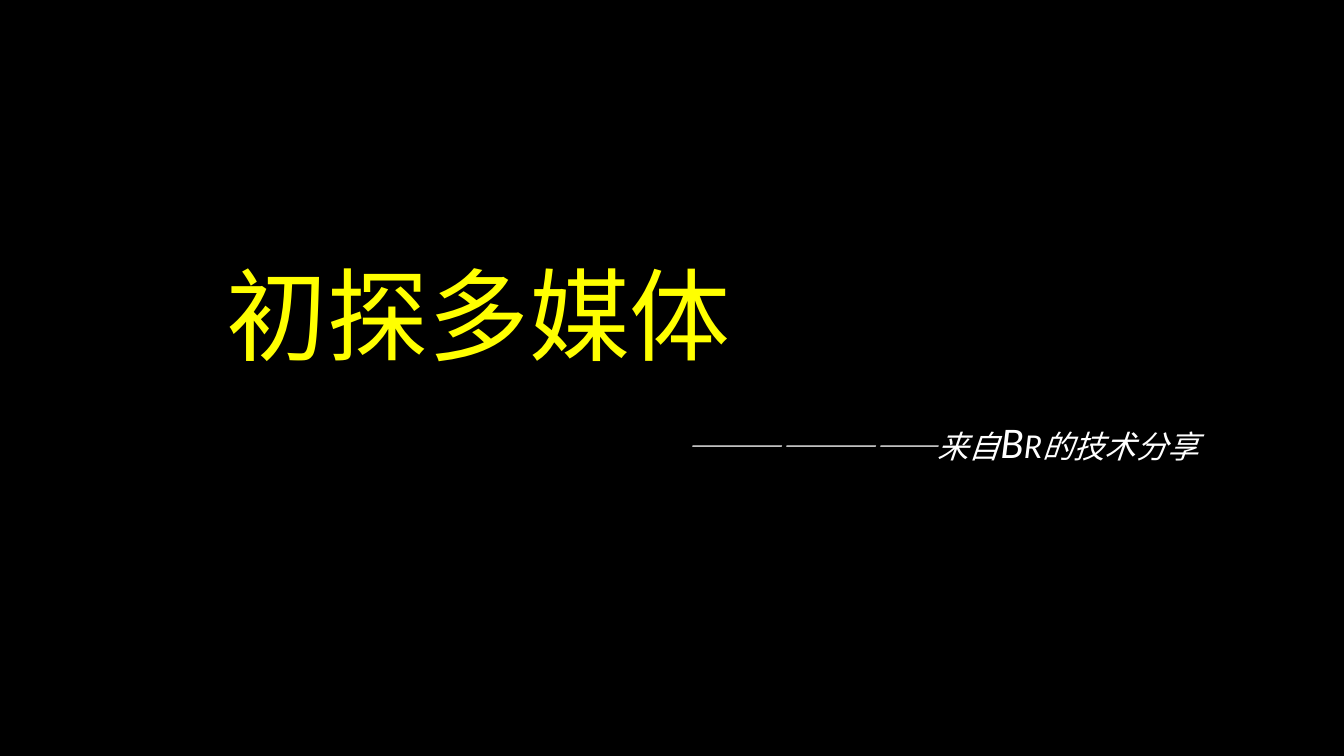
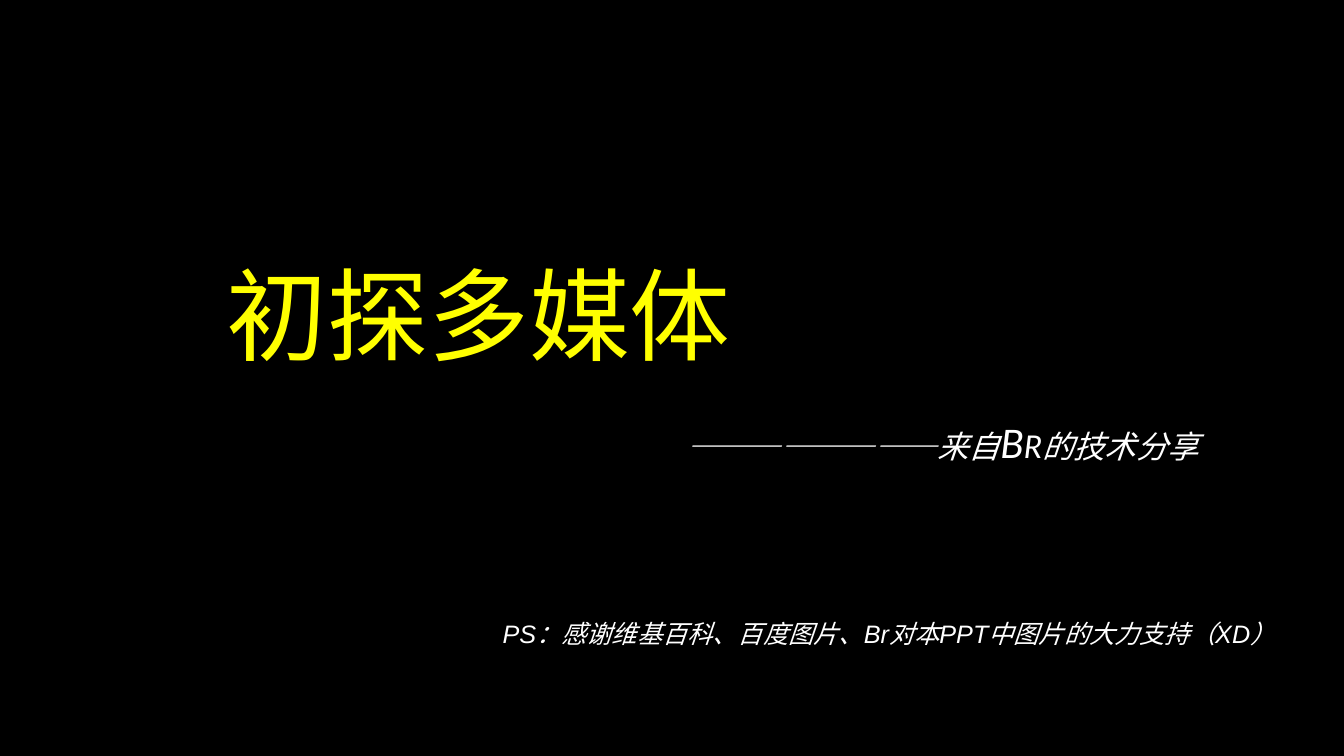
Before and after one commit to TomisTony/Techshare, a slide deck: slide 1 of 初探多媒体.pptx. Drawn at 1344x756 pixels with LibreOffice and Linux fonts; fonts in the diff are those of the drawing; background and template pictures are left out. Boxes give left, top, right and bottom in pixels: in the first picture for what was removed or moved away, otherwise in the second. Text is boxed around its words. In the diff, an @@ line names an element or a change of style, - is before the commit and + after.

```diff
--- a/初探多媒体.pptx
+++ b/初探多媒体.pptx
@@ text added at (x1=503, y1=621, x2=1250, y2=645), 18 pt, text #FFFFFF, italic @@
+PS：感谢维基百科、百度图片、Br对本PPT中图片的大力支持（XD）
```
Also in this commit, not shown: 1 other slide changed, 12 slides added, 1 slide removed, 12 other files.
